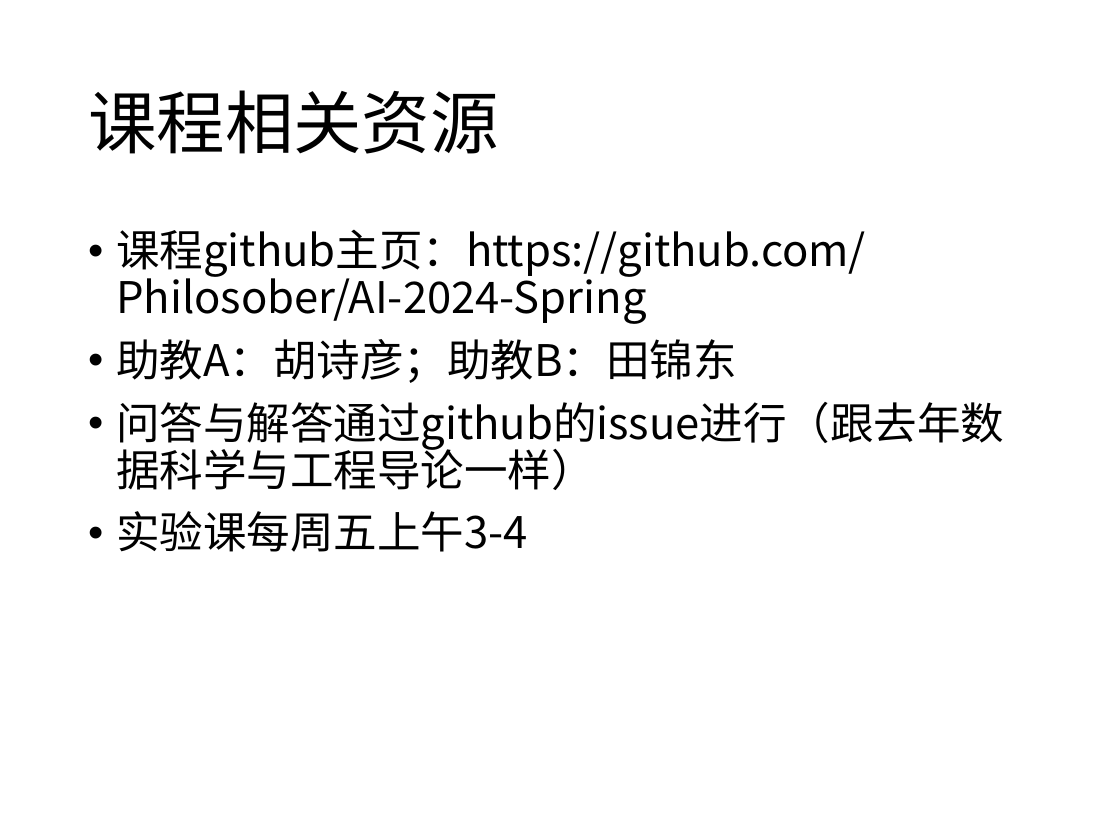
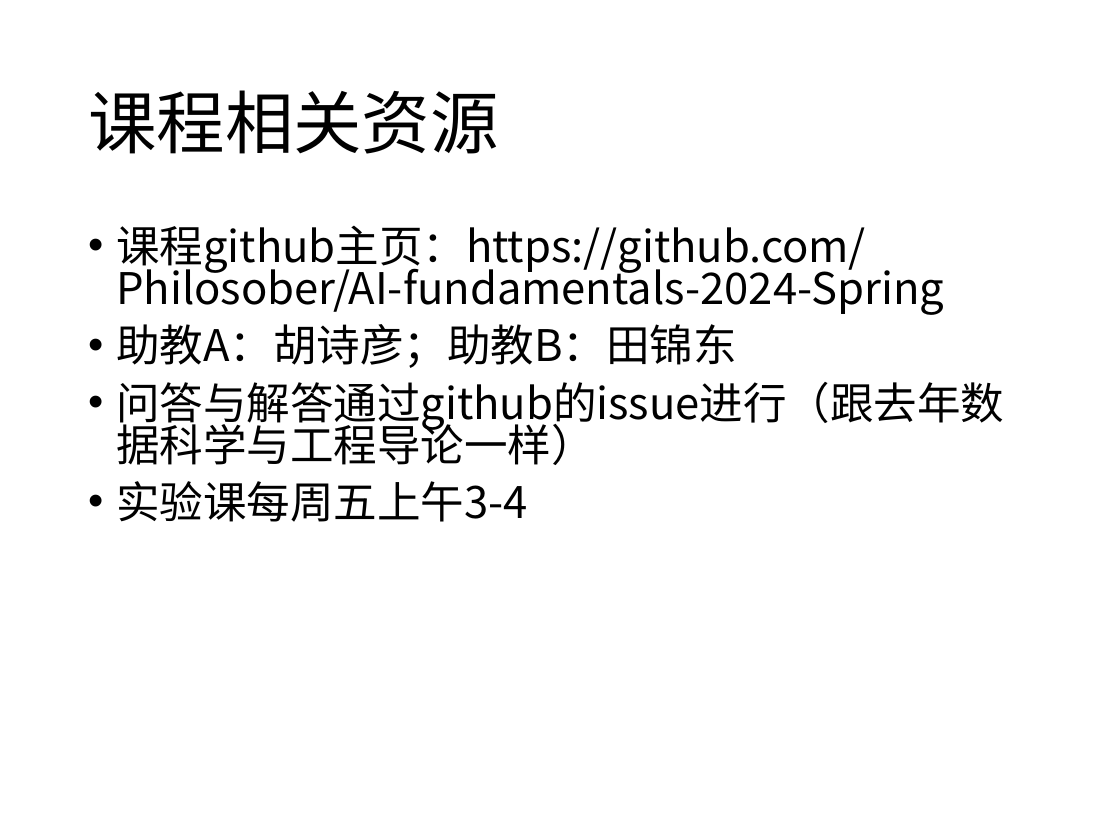
Before and after one commit to Philosober/AI-fundamentals-2024-Spring, a slide deck: slide 5 of Lab/课程总体要求.pptx. Drawn at 1120x840 pixels with LibreOffice and Linux fonts; fonts in the diff are those of the drawing. Boxes give left, top, right and bottom in pixels: in the first picture for what was removed or moved away, otherwise in the second. Text is boxed around its words. In the diff, an @@ line names an element or a change of style, - is before the commit and + after.

```diff
--- a/Lab/课程总体要求.pptx
+++ b/Lab/课程总体要求.pptx
@@ text at (x1=116, y1=226, x2=944, y2=315): text changed @@
-• 课程github主页：https://github.com/Philosober/AI-2024-Spring
+• 课程github主页：https://github.com/Philosober/AI-fundamentals-2024-Spring
@@ text at (x1=116, y1=324, x2=1004, y2=522): line spacing 0.9 to 0.8 @@
```
Also in this commit, not shown: 1 other file.
